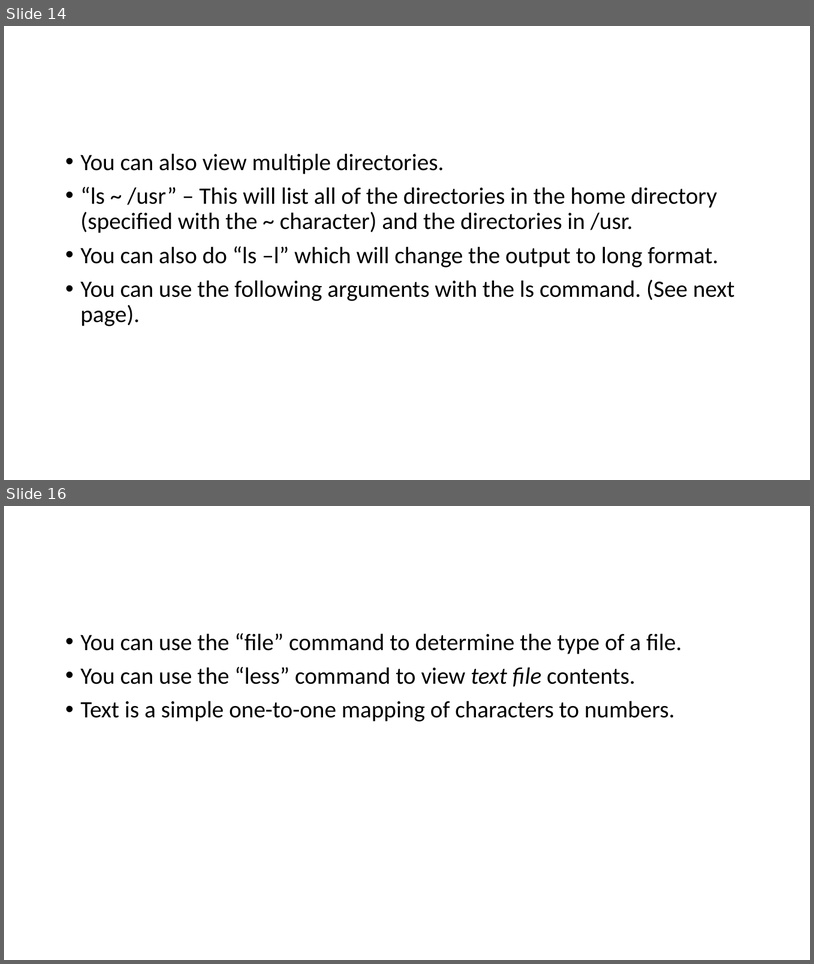
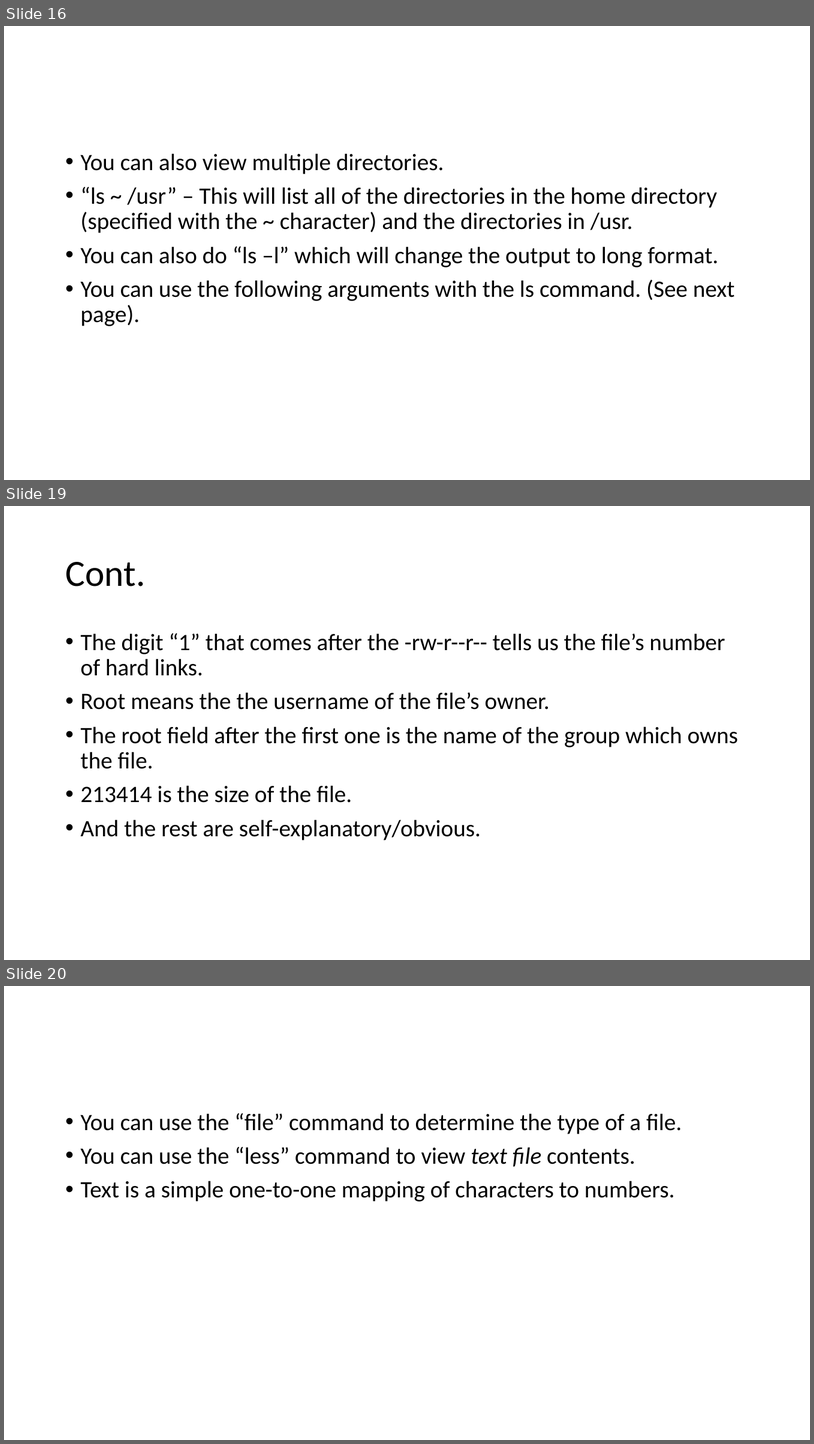
Before and after one commit to znorcross211/CSI402-Notes, a slide deck: Notes/shell-notes.pptx. Shown one above the other, each under a label of ours: slides 14 and 16 before the commit, slides 16, 19 and 20 after it; the slides between them are not shown. The pictures are 814x964 and 814x1444 pixels, drawn with LibreOffice and Linux fonts; fonts in the diff are those of the drawing. Boxes give left, top, right and bottom in pixels: in the first picture for what was removed or moved away, otherwise in the second. Text is boxed around its words. In the diff, an @@ line names an element or a change of style, - is before the commit and + after.

```diff
--- a/Notes/shell-notes.pptx
+++ b/Notes/shell-notes.pptx
@@ slide 19 added at box(4, 506, 810, 960), background #FFFFFF @@
@@ title added at box(65, 562, 145, 586), 44 pt, text #000000 @@
+Cont.
@@ text added at box(81, 633, 738, 840), 28 pt, text #000000 @@
+• The digit “1” that comes after the -rw-r--r-- tells us the file’s number of hard links.
+• Root means the the username of the file’s owner.
+• The root field after the first one is the name of the group which owns the file.
+• 213414 is the size of the file.
+• And the rest are self-explanatory/obvious.
@@ what was slide 14 is now slide 16 @@
@@ what was slide 16 is now slide 20 @@
```
Also in this commit, not shown: 2 slides changed, 5 other slides added, 1 slide removed, 2 other files.
